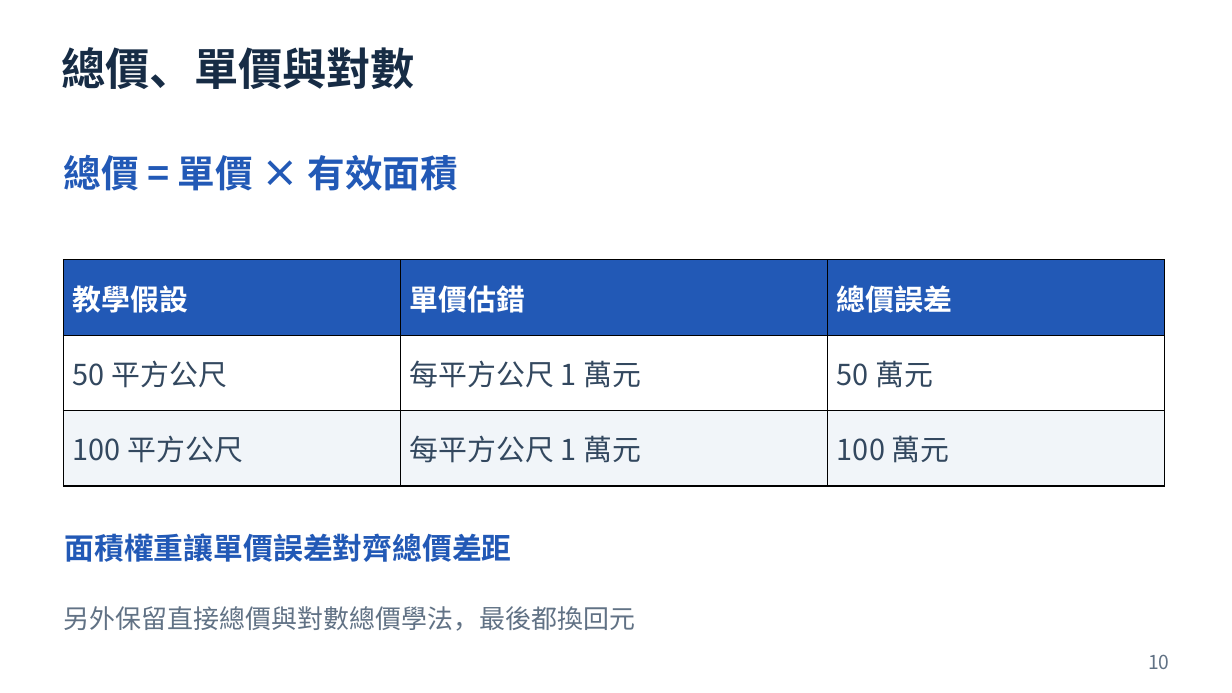
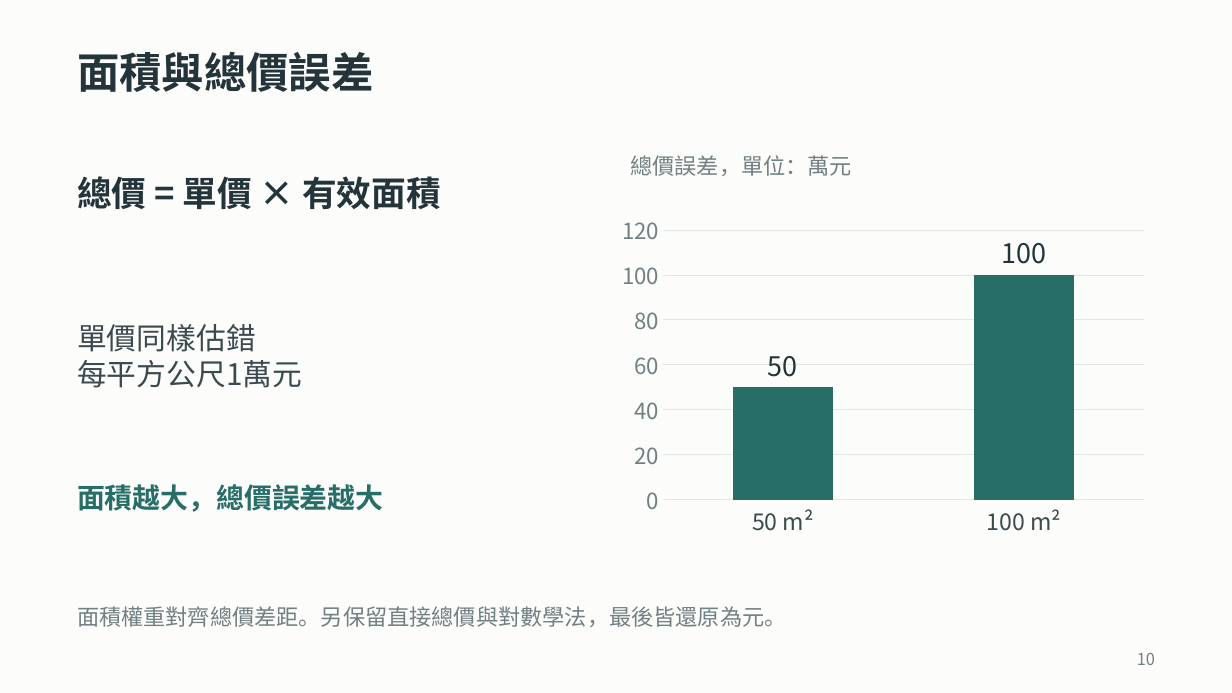
Before and after one commit to ziyi930108/nycu-house-price-regression, a slide deck: slide 10 of teaching/final_presentation/台灣房屋銷售價格預測挑戰賽_上台簡報.pptx. Drawn at 1232x693 pixels with LibreOffice and Linux fonts; fonts in the diff are those of the drawing. Boxes give left, top, right and bottom in pixels: in the first picture for what was removed or moved away, otherwise in the second. Text is boxed around its words. In the diff, an @@ line names an element or a change of style, - is before the commit and + after.

```diff
--- a/teaching/final_presentation/台灣房屋銷售價格預測挑戰賽_上台簡報.pptx
+++ b/teaching/final_presentation/台灣房屋銷售價格預測挑戰賽_上台簡報.pptx
@@ background #FFFFFF to #FCFCFA @@
@@ text added at (x1=77, y1=51, x2=373, y2=92), 33 pt, text #23343A, bold @@
+面積與總價誤差
@@ text "總價 = 單價 × 有效面積" moved from (x1=63, y1=155, x2=458, y2=191) to (x1=77, y1=176, x2=441, y2=209) @@
@@ text "總價 = 單價 × 有效面積" at (x1=77, y1=176, x2=441, y2=209): size 29.2 to 27 pt, text colour #2259B6 to #23343A @@
@@ text at (x1=630, y1=155, x2=852, y2=176): text changed; size 34.5 to 17.2 pt; text colour #172C45 to #718082; bold off @@
-總價、單價與對數
+總價誤差，單位：萬元
@@ column chart added at (x1=611, y1=207, x2=1155, y2=544) @@
+categories: 50 m², 100 m²
+Series 1: 50, 100
@@ table removed at (x1=64, y1=260, x2=1165, y2=486), 3 rows, 3 columns @@
-教學假設 | 單價估錯 | 總價誤差
-50 平方公尺 | 每平方公尺 1 萬元 | 50 萬元
-100 平方公尺 | 每平方公尺 1 萬元 | 100 萬元
@@ text added at (x1=77, y1=324, x2=303, y2=388), 23.2 pt, text #3A4A4E @@
+單價同樣估錯
+每平方公尺1萬元
@@ text at (x1=77, y1=484, x2=384, y2=512): text changed; size 23.2 to 21.8 pt; text colour #2259B6 to #276E68 @@
-面積權重讓單價誤差對齊總價差距
+面積越大，總價誤差越大
@@ text at (x1=77, y1=606, x2=787, y2=627): text changed; size 20.2 to 17.2 pt; text colour #617285 to #718082 @@
-另外保留直接總價與對數總價學法，最後都換回元
+面積權重對齊總價差距。另保留直接總價與對數學法，最後皆還原為元。
@@ text "10" at (x1=1137, y1=653, x2=1155, y2=665): size 15 to 12.8 pt, text colour #617285 to #718082 @@
```
Also in this commit, not shown: 23 other slides changed, 37 other files.
